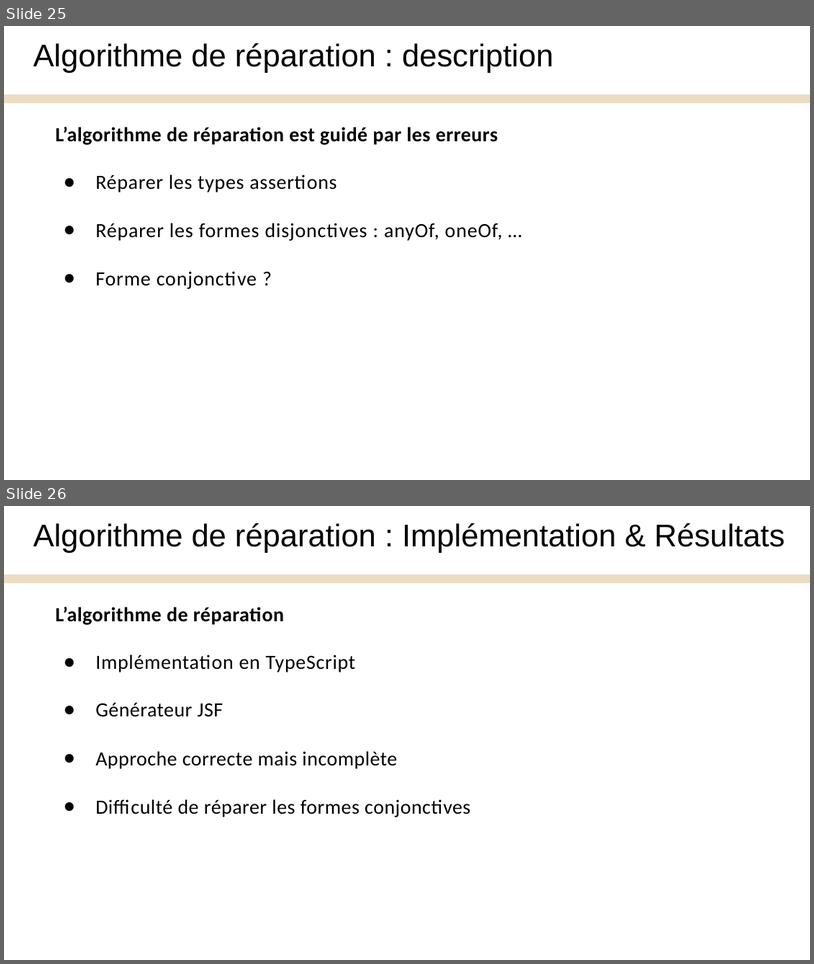
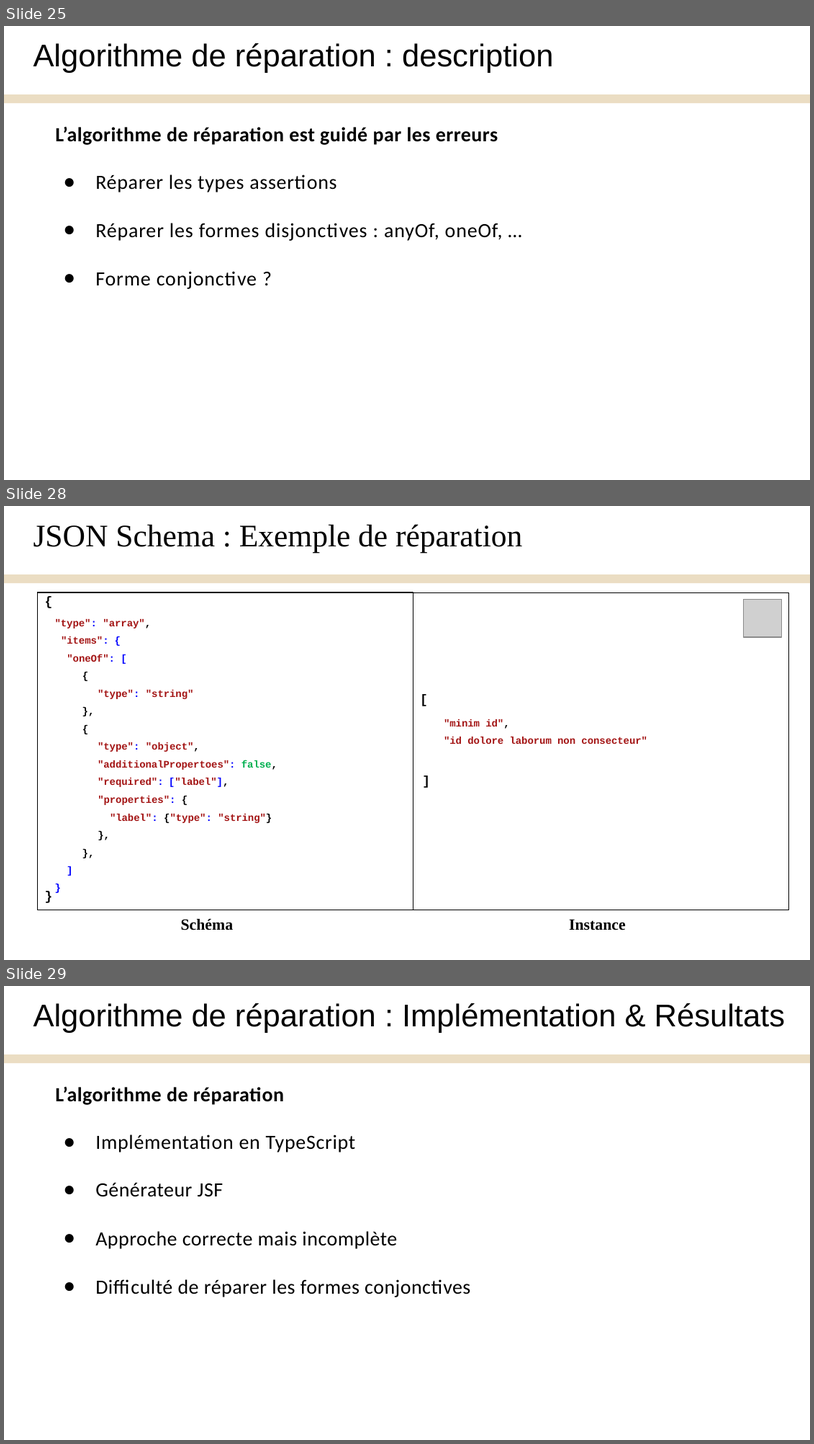
Before and after one commit to Yanis540/PSTL-M1, a slide deck: rapport/Présentation_Finale.pptx. Shown one above the other, each under a label of ours: slides 25 and 26 before the commit, slides 25, 28 and 29 after it; the slides between them are not shown. The pictures are 814x964 and 814x1444 pixels, drawn with LibreOffice and Linux fonts; fonts in the diff are those of the drawing; grey boxes stand for pictures. Boxes give left, top, right and bottom in pixels: in the first picture for what was removed or moved away, otherwise in the second. Text is boxed around its words. In the diff, an @@ line names an element or a change of style, - is before the commit and + after.

```diff
--- a/rapport/Présentation_Finale.pptx
+++ b/rapport/Présentation_Finale.pptx
@@ slide 28 added at (x1=4, y1=506, x2=810, y2=960), background #FFFFFF; not listed: 1 template element that a slide beside it also shows @@
@@ text added at (x1=34, y1=524, x2=522, y2=553), 28 pt, text #000000 @@
+JSON Schema : Exemple de réparation
@@ freeform shape added at (x1=38, y1=592, x2=414, y2=909), fill #FFFFFF @@
@@ freeform shape added at (x1=38, y1=592, x2=414, y2=909), outline #000000 0.75 pt @@
@@ text added at (x1=44, y1=592, x2=53, y2=610), 11.5 pt, text #000000, bold @@
+{
@@ freeform shape added at (x1=414, y1=592, x2=790, y2=909), fill #FFFFFF @@
@@ freeform shape added at (x1=414, y1=592, x2=790, y2=909), outline #000000 0.75 pt @@
@@ picture added at (x1=744, y1=600, x2=782, y2=638) @@
@@ text added at (x1=55, y1=619, x2=278, y2=823), 9 pt, text #A31414, bold @@
+"type": "array",
+"items": {
+"oneOf": [
+{
+"type": "string"
+},
+{
+"type": "object",
+"additionalPropertoes": false,
+"required": ["label"],
+"properties": {
+"label": {"type": "string"}
+},
+},
+]
+}
@@ text added at (x1=419, y1=689, x2=429, y2=706), 11.5 pt, text #000000, bold @@
+[
@@ text added at (x1=444, y1=718, x2=648, y2=744), 9 pt, text #A31414, bold @@
+"minim id",
+"id dolore laborum non consecteur"
@@ text added at (x1=422, y1=770, x2=432, y2=788), 11.5 pt, text #000000, bold @@
+]
@@ text added at (x1=44, y1=886, x2=53, y2=903), 11.5 pt, text #000000, bold @@
+}
@@ text added at (x1=181, y1=919, x2=234, y2=930), 14 pt, text #000000, bold @@
+Schéma
@@ text added at (x1=569, y1=919, x2=626, y2=930), 14 pt, text #000000, bold @@
+Instance
@@ what was slide 26 is now slide 29 @@
```
Also in this commit, not shown: 3 slides changed, 2 other slides added, 10 other files.
